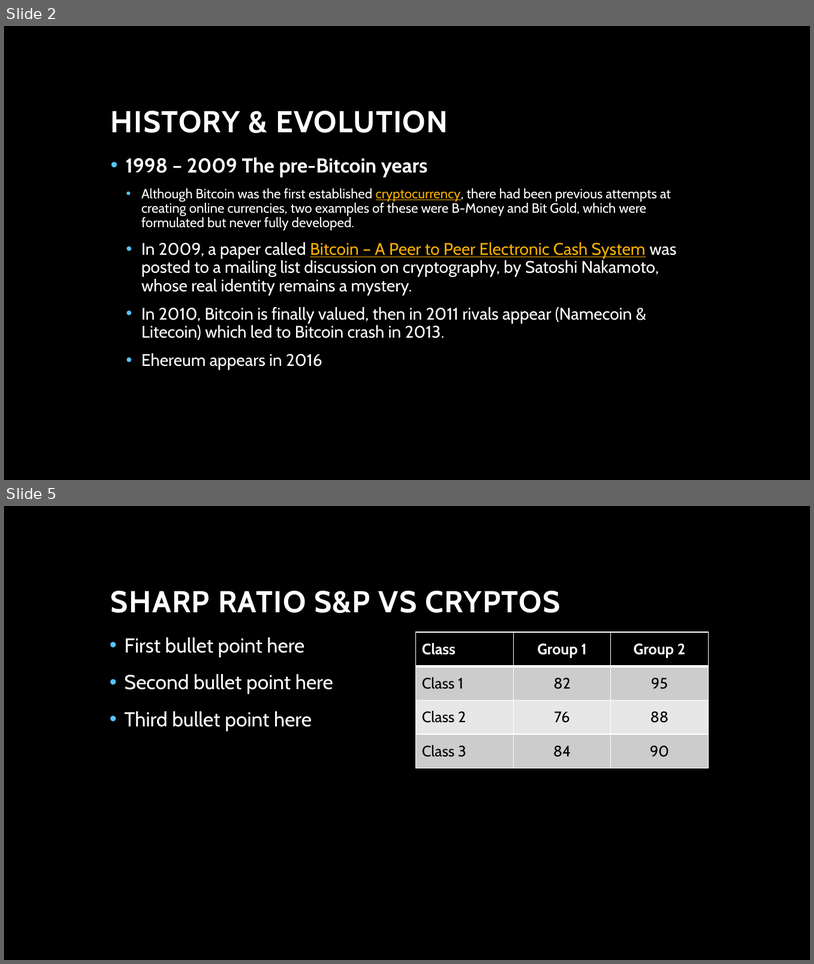
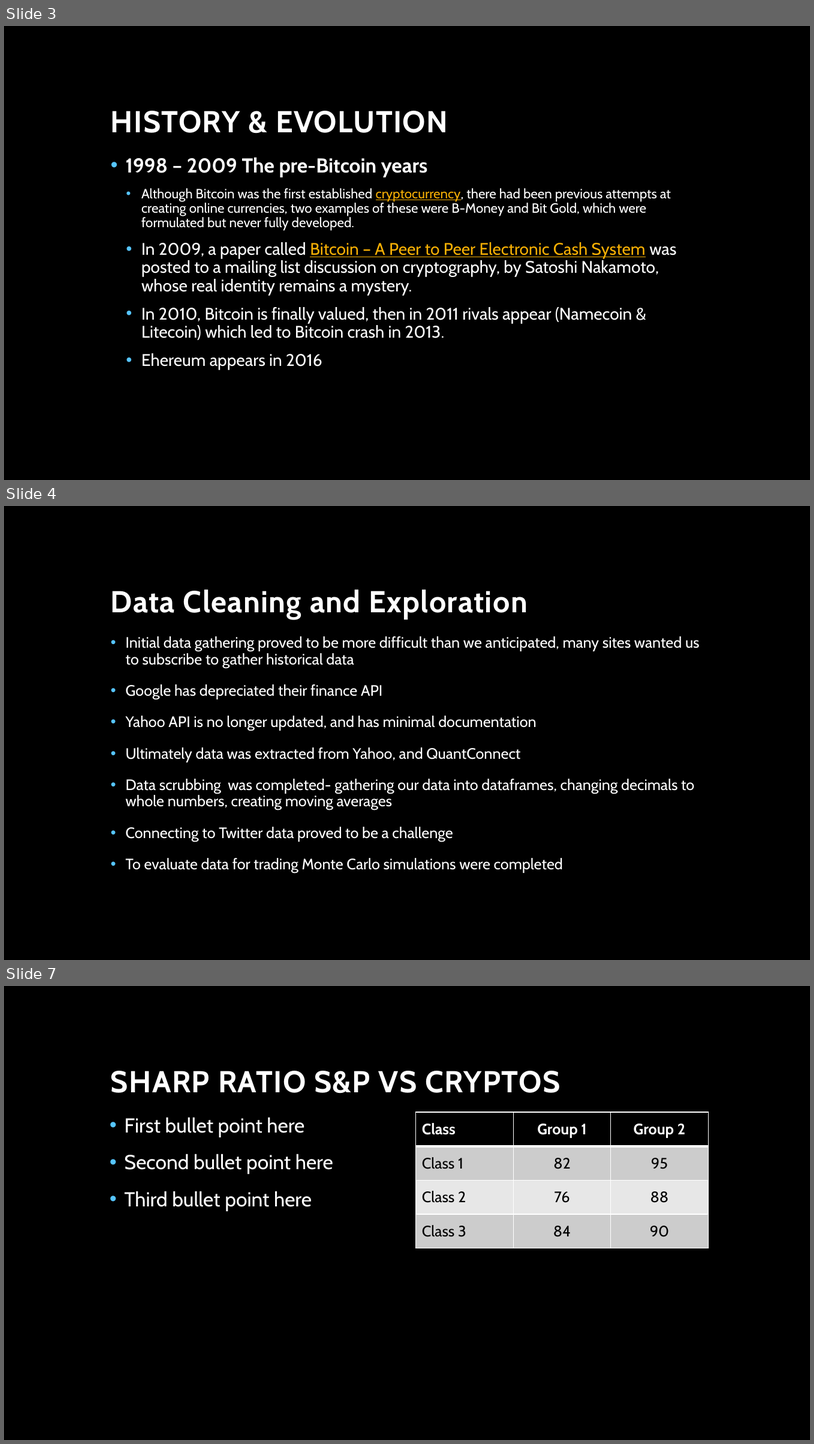
Before and after one commit to ascott4680/Project_01, a slide deck: Scott Slide.pptx. Shown one above the other, each under a label of ours: slides 2 and 5 before the commit, slides 3, 4 and 7 after it; the slides between them are not shown. The pictures are 814x964 and 814x1444 pixels, drawn with LibreOffice and Linux fonts; fonts in the diff are those of the drawing; background and template pictures are left out. Boxes give left, top, right and bottom in pixels: in the first picture for what was removed or moved away, otherwise in the second. Text is boxed around its words. In the diff, an @@ line names an element or a change of style, - is before the commit and + after.

```diff
--- a/Scott Slide.pptx
+++ b/Scott Slide.pptx
@@ slide 4 added at (x1=4, y1=506, x2=810, y2=960), background picture (left out) @@
@@ title added at (x1=111, y1=589, x2=528, y2=619), 36 pt, text #FFFFFF, bold @@
+Data Cleaning and Exploration
@@ text added at (x1=126, y1=636, x2=700, y2=873), 18 pt, text #FFFFFF @@
+• Initial data gathering proved to be more difficult than we anticipated, many sites wanted us to subscribe to gather historical data
+• Google has depreciated their finance API
+• Yahoo API is no longer updated, and has minimal documentation
+• Ultimately data was extracted from Yahoo, and QuantConnect
+• Data scrubbing was completed- gathering our data into dataframes, changing decimals to whole numbers, creating moving averages
+• Connecting to Twitter data proved to be a challenge
+• To evaluate data for trading Monte Carlo simulations were completed
@@ what was slide 2 is now slide 3 @@
@@ what was slide 5 is now slide 7 @@
```
Also in this commit, not shown: 3 slides changed, 3 other slides added, 1 slide removed.
